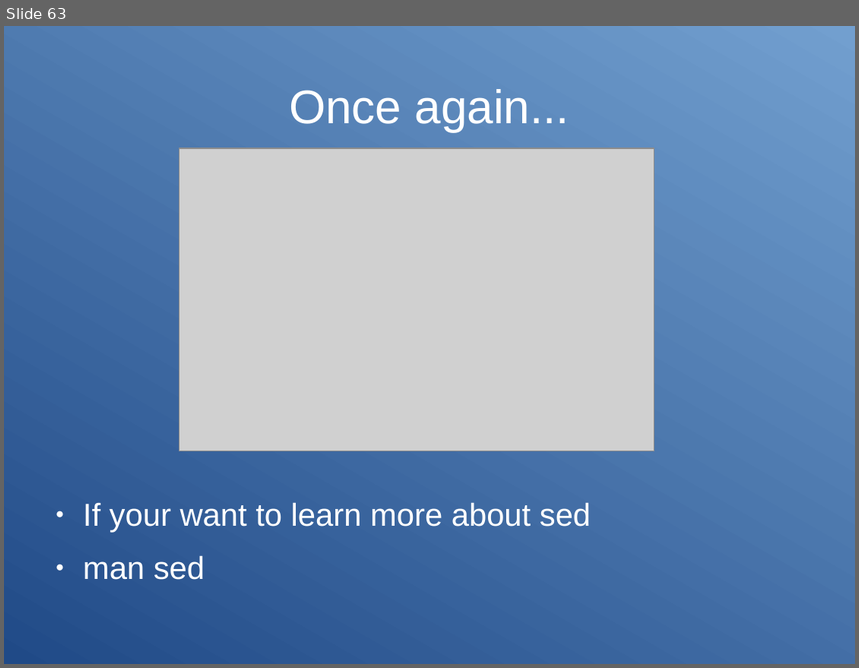
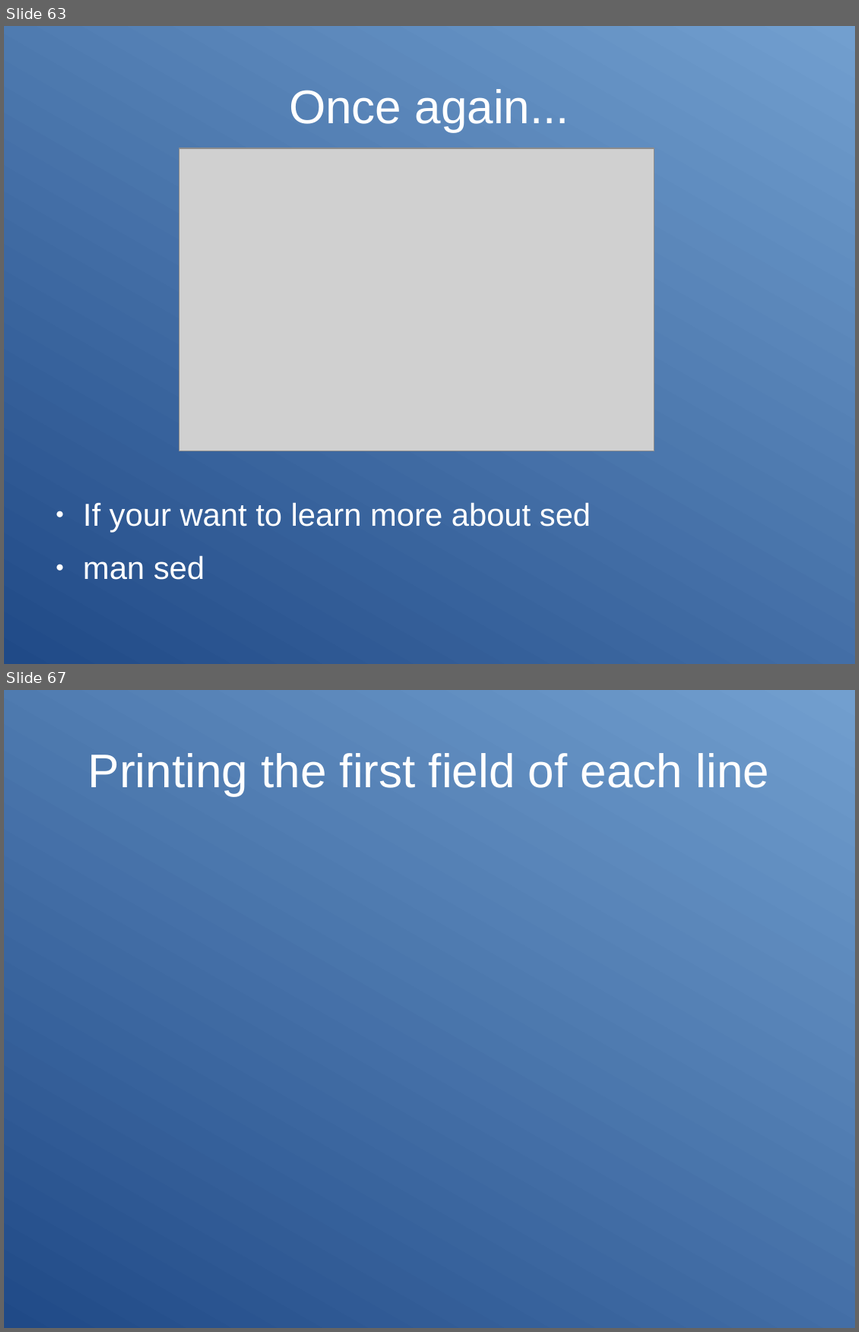
Before and after one commit to Clibre/An-introduction-to-bash, a slide deck: presentation.odp. Shown one above the other, each under a label of ours: slide 63 before the commit, slides 63 and 67 after it; the slides between them are not shown. The pictures are 859x668 and 859x1332 pixels, drawn with LibreOffice and Linux fonts; fonts in the diff are those of the drawing; grey boxes stand for pictures. Boxes give left, top, right and bottom in pixels: in the first picture for what was removed or moved away, otherwise in the second. Text is boxed around its words. In the diff, an @@ line names an element or a change of style, - is before the commit and + after.

```diff
--- a/presentation.odp
+++ b/presentation.odp
@@ slide 67 added at (x1=4, y1=690, x2=855, y2=1328), background gradient #204A87 to #729FCF @@
@@ title added at (x1=88, y1=753, x2=770, y2=796), 44 pt, text #FFFFFF @@
+Printing the first field of each line
```
Also in this commit, not shown: 3 other slides added, 1 other file.
